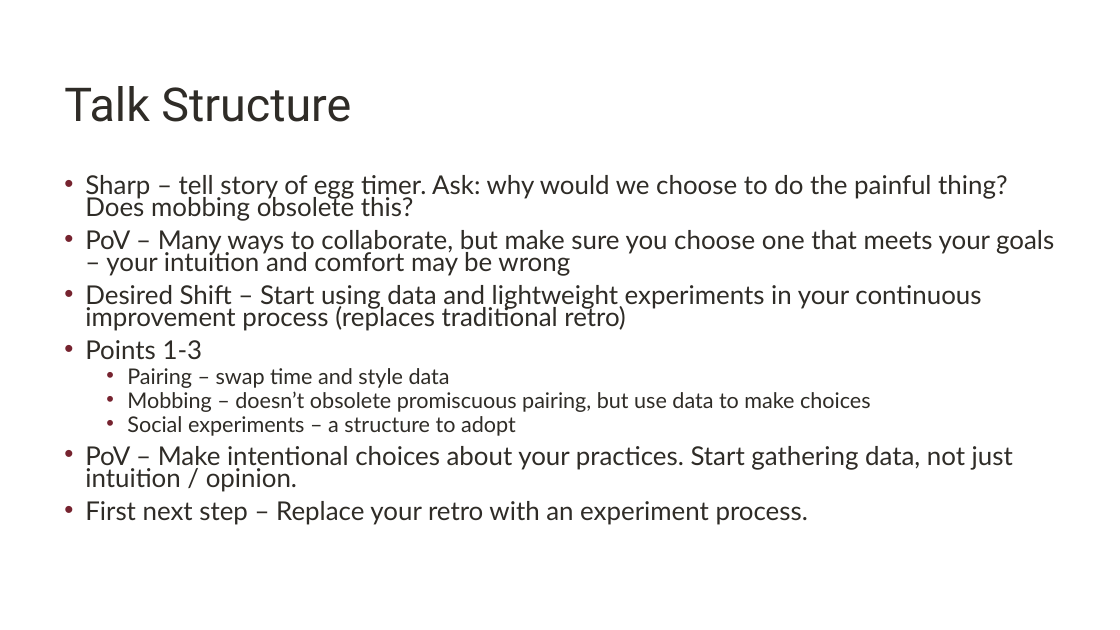
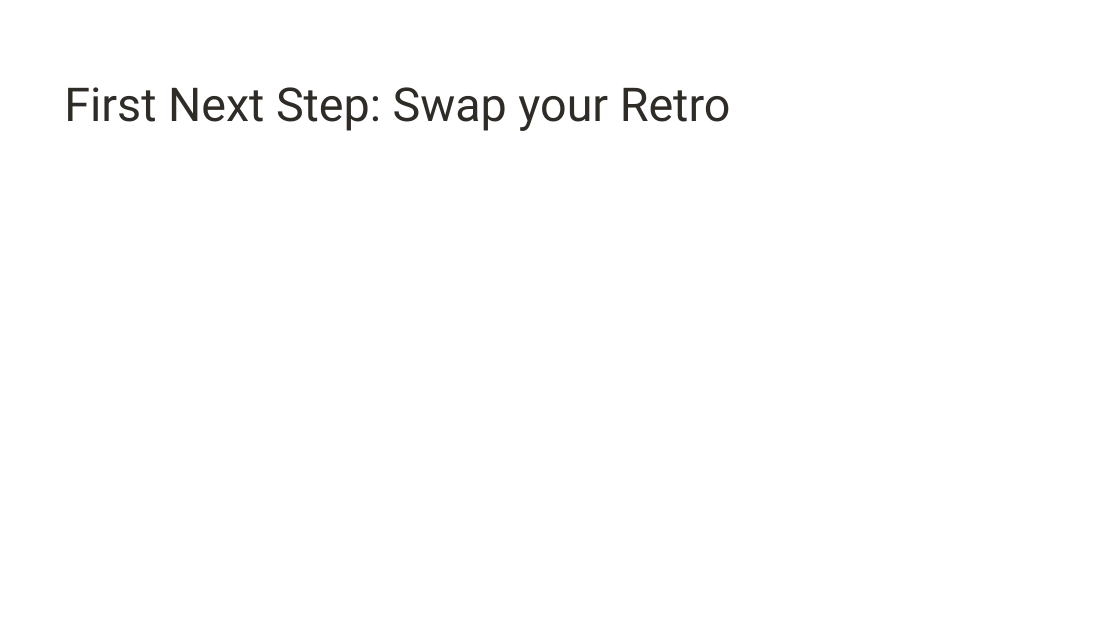
Before and after one commit to digdeeproots/talks, a slide deck: slide 17 of Decks/Craft2023-PromiscuousPairingBeginnerMind.pptx (slide 2 before the commit). Drawn at 1120x630 pixels with LibreOffice and Linux fonts; fonts in the diff are those of the drawing; background and template pictures are left out. Boxes give left, top, right and bottom in pixels: in the first picture for what was removed or moved away, otherwise in the second. Text is boxed around its words. In the diff, an @@ line names an element or a change of style, - is before the commit and + after.

Commit message:
Identified most of the slides - split out the structure.

```diff
--- a/Decks/Craft2023-PromiscuousPairingBeginnerMind.pptx
+++ b/Decks/Craft2023-PromiscuousPairingBeginnerMind.pptx
@@ title at <box>64,87,731,131</box>: text changed @@
-Talk Structure
+First Next Step: Swap your Retro
@@ text removed at <box>85,175,1054,525</box> @@
-• Sharp – tell story of egg timer. Ask: why would we choose to do the painful thing? Does mobbing obsolete this?
-• PoV – Many ways to collaborate, but make sure you choose one that meets your goals – your intuition and comfort may be wrong
-• Desired Shift – Start using data and lightweight experiments in your continuous improvement process (replaces traditional retro)
-• Points 1-3
-  • Pairing – swap time and style data
-  • Mobbing – doesn’t obsolete promiscuous pairing, but use data to make choices
-  • Social experiments – a structure to adopt
-• PoV – Make intentional choices about your practices. Start gathering data, not just intuition / opinion.
-• First next step – Replace your retro with an experiment process.
```
Also in this commit, not shown: 14 slides added.
